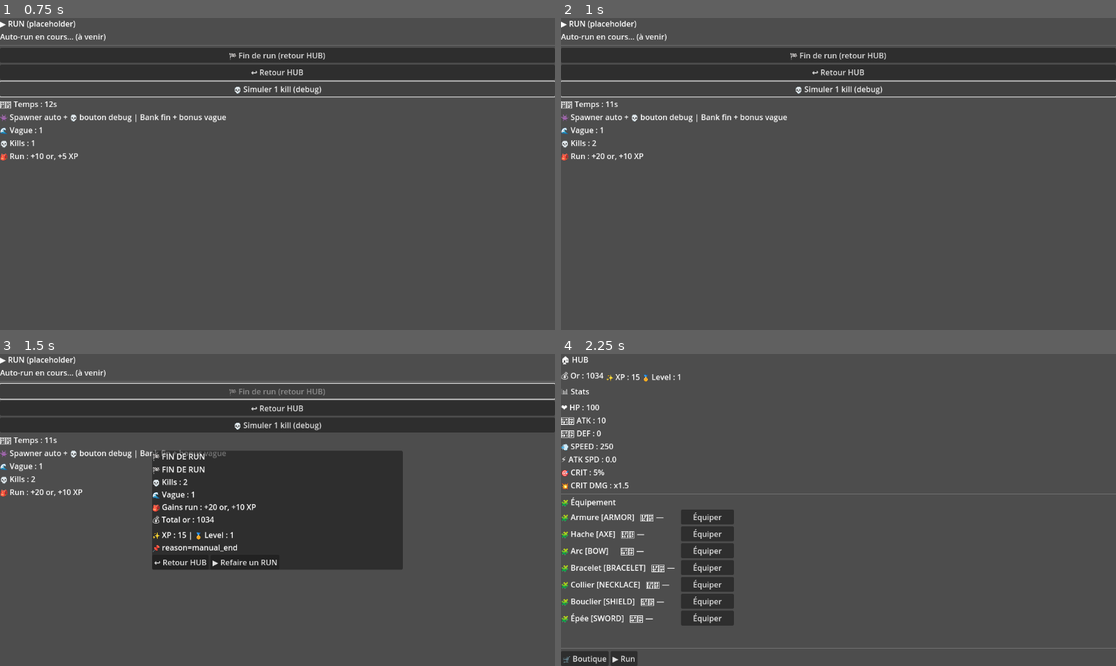
Above: before the commit, frames 1-4 (two rows, left to right).
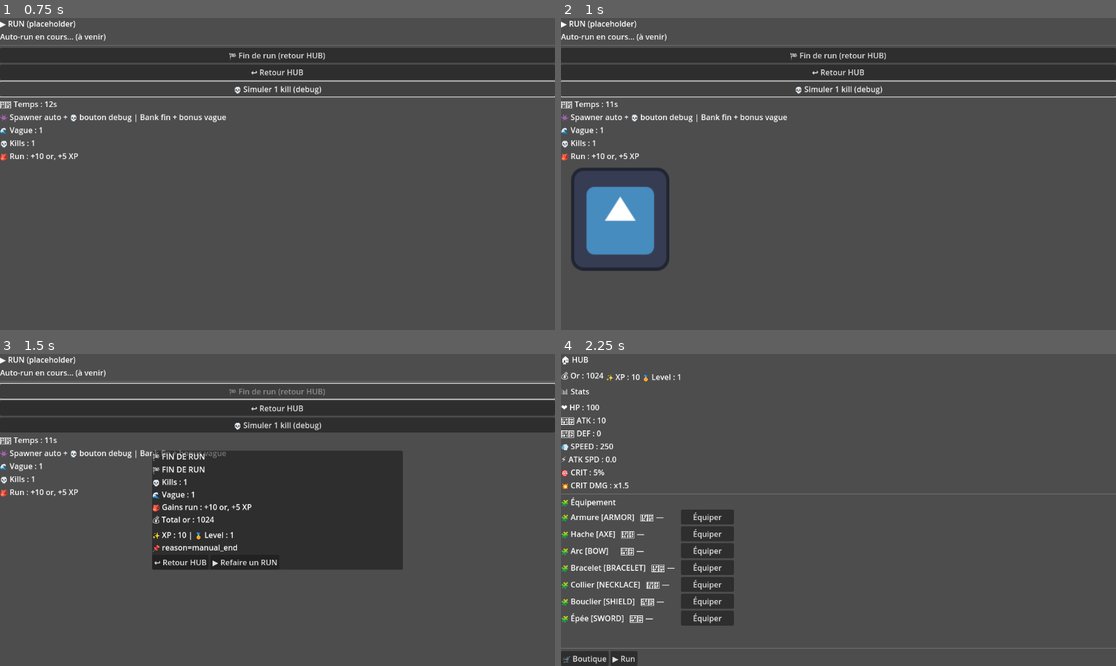
Above: after the commit, the same moments.

Repository: BastienGodotIA/ascension-v-2
Game: Godot game, scene res://scenes/run.tscn
Same seed, same stepped clock (60 frames per second), same inputs: the game is played once before the commit and once after it. This scene is started directly instead of the project's main scene. The engine's default icon, where the game draws it, is replaced by a stand-in: a white triangle on a blue panel in a dark square.
Inputs:
- Up to frame 1 (0.75 s): click "💀 Simuler 1 kill (debug)" at 0.5 s
- Up to frame 2 (1 s): no input
- Up to frame 3 (1.5 s): click "🏁 Fin de run (retour HUB)" at 1.25 s
- Up to frame 4 (2.25 s): click "↩️ Retour HUB" at 2 s

Frame 1 is identical in both runs. In frame 2, 3.5% of the frame differs, in the area x 1-20%, y 39-82%; in frame 3, 0.1%; in frame 4, less than 0.1%.

Commit message:
ennemies apparait

Diff:
--- a/scenes/run.tscn
+++ b/scenes/run.tscn
@@ -1,8 +1,7 @@
-[gd_scene load_steps=4 format=3 uid="uid://sut24m8rpeop"]
+[gd_scene load_steps=3 format=3 uid="uid://sut24m8rpeop"]
 
 [ext_resource type="Script" uid="uid://dqvm0v0wogjvo" path="res://scripts/ui/run.gd" id="1_2d5n6"]
 [ext_resource type="Script" uid="uid://blmk2iqr5lvpc" path="res://scripts/combat/enemy_spawner.gd" id="2_6elw1"]
-[ext_resource type="PackedScene" uid="uid://dg8l2vr8ua71j" path="res://scenes/run/Enemy.tscn" id="3_kyqep"]
 
 [node name="Run" type="Control"]
 layout_mode = 3
@@ -116,6 +115,6 @@
 
 [node name="EnemySpawner" type="Node" parent="World"]
 script = ExtResource("2_6elw1")
-enemy_scene = ExtResource("3_kyqep")
+spawn_visuals = true
 
 [node name="SpawnTimer" type="Timer" parent="World/EnemySpawner"]
--- a/scenes/run/Enemy.tscn
+++ b/scenes/run/Enemy.tscn
@@ -1,11 +1,13 @@
-[gd_scene load_steps=3 format=3 uid="uid://dg8l2vr8ua71j"]
+[gd_scene load_steps=4 format=3 uid="uid://dg8l2vr8ua71j"]
 
 [ext_resource type="Texture2D" uid="uid://bqsi1v4a1q6e" path="res://icon.svg" id="1_2pfo4"]
+[ext_resource type="Script" uid="uid://bstbiv8m1kcw0" path="res://scripts/combat/enemy.gd" id="1_p41po"]
 
 [sub_resource type="CircleShape2D" id="CircleShape2D_p41po"]
 radius = 141.0
 
 [node name="Enemy" type="Area2D"]
+script = ExtResource("1_p41po")
 
 [node name="Sprite" type="Sprite2D" parent="."]
 position = Vector2(103, 215.99998)
--- a/scripts/combat/enemy.gd
+++ b/scripts/combat/enemy.gd
@@ -1,72 +1,45 @@
-# res://scripts/combat/enemy.gd
-extends Area2D
+extends Node2D
+class_name Enemy
 
 const Log = preload("res://scripts/core/log.gd")
 
-signal killed(enemy_id: String, source: String, base_gold: int, base_xp: int, reason: String)
+signal reached_kill_x(enemy_id: String)
 
 @export var enemy_id: String = "E000"
+@export var move_speed: float = 250.0
+@export var kill_x: float = 220.0
 @export var source: String = "spawner_auto"
-@export var base_gold: int = 8
-@export var base_xp: int = 4
 
-@export var move_speed: float = 250.0        # vitesse vers la gauche (placeholder "run")
-@export var lifetime_sec: float = 999.0      # si tu veux tuer au timer plus tard
-@export var kill_x: float = 220.0            # ligne "player hit" (x écran)
-@export var despawn_x: float = -200.0        # sécurité
+var _active: bool = false
 
-var _age: float = 0.0
-var _dead: bool = false
+func init_from_spawner(p_enemy_id: String, p_move_speed: float, p_kill_x: float, p_source: String) -> void:
+	enemy_id = p_enemy_id
+	move_speed = p_move_speed
+	kill_x = p_kill_x
+	source = p_source
 
-func configure(p_id: String, p_source: String, p_gold: int, p_xp: int, p_speed: float, p_kill_x: float) -> void:
-	enemy_id = p_id
-	source = p_source
-	base_gold = p_gold
-	base_xp = p_xp
-	move_speed = p_speed
-	kill_x = p_kill_x
-	Log.d("COMBAT", "Enemy configured", {
-		"enemy_id": enemy_id, "src": source,
-		"gold": base_gold, "xp": base_xp,
-		"speed": move_speed, "kill_x": kill_x
-	})
-
-func _ready() -> void:
-	Log.i("COMBAT", "Enemy spawn ✅", {
-		"enemy_id": enemy_id, "src": source,
+func activate() -> void:
+	_active = true
+	Log.d("ENEMY", "Activate", {
+		"enemy_id": enemy_id,
+		"move_speed": move_speed,
+		"kill_x": kill_x,
+		"source": source,
 		"pos": str(global_position)
 	})
 
-func _physics_process(delta: float) -> void:
-	if _dead:
+func _process(delta: float) -> void:
+	if not _active:
 		return
 
-	_age += delta
-	global_position.x -= move_speed * delta
+	global_position.x += move_speed * delta
 
-	# Placeholder "combat" : quand l'ennemi atteint la ligne du joueur -> kill
-	if global_position.x <= kill_x:
-		die("reached_player_line")
-		return
-
-	# sécurité si ça part trop loin
-	if global_position.x <= despawn_x:
-		die("despawn_left")
-		return
-
-	# optionnel: kill au timer si tu veux
-	if lifetime_sec < 999.0 and _age >= lifetime_sec:
-		die("lifetime_end")
-
-func die(reason: String) -> void:
-	if _dead:
-		return
-	_dead = true
-
-	Log.i("COMBAT", "Enemy killed 💥", {
-		"enemy_id": enemy_id, "src": source, "reason": reason,
-		"base_gold": base_gold, "base_xp": base_xp
-	})
-
-	emit_signal("killed", enemy_id, source, base_gold, base_xp, reason)
-	queue_free()
+	if global_position.x >= kill_x:
+		_active = false
+		Log.d("ENEMY", "Reached kill_x ✅", {
+			"enemy_id": enemy_id,
+			"source": source,
+			"pos": str(global_position)
+		})
+		reached_kill_x.emit(enemy_id)
+		queue_free()
--- a/scripts/combat/enemy_spawner.gd
+++ b/scripts/combat/enemy_spawner.gd
@@ -1,4 +1,3 @@
-# enemy_spawner.gd
 extends Node
 class_name EnemySpawner
 
@@ -6,41 +5,51 @@
 
 signal enemy_killed(base_gold: int, base_xp: int, source: String, enemy_id: String)
 
+# --- Config loot / spawn
 @export var spawn_every_sec: float = 1.0
 @export var base_gold: int = 8
 @export var base_xp: int = 4
 
-# (optionnel) visuel
-@export var enemy_scene: PackedScene
+# --- Mode visuel (v1.7)
 @export var spawn_visuals: bool = false
-@export var enemies_container_path: NodePath = ^"../Enemies"
+@export var enemy_scene: PackedScene = preload("res://scenes/run/Enemy.tscn")
+@export var enemies_container_path: NodePath = "../Enemies"
+
+# --- Params visu
+@export var spawn_x: float = 20.0
+@export var spawn_y_min: float = 160.0
+@export var spawn_y_max: float = 260.0
+@export var move_speed: float = 250.0
+@export var kill_x: float = 220.0
 
 @onready var spawn_timer: Timer = get_node_or_null("SpawnTimer") as Timer
-var _running := false
-var spawn_count := 0
-var _enemies_container: Node = null
+@onready var enemies_container: Node = get_node_or_null(enemies_container_path) as Node
+
+var _spawn_count: int = 0
+var _running: bool = false
 
 func _ready() -> void:
+	randomize()
+
 	Log.i("COMBAT", "EnemySpawner ready 👾")
-	_enemies_container = get_node_or_null(enemies_container_path)
 
 	Log.d("COMBAT", "Spawner nodes check", {
 		"spawn_timer": spawn_timer != null,
-		"enemies_container": _enemies_container != null,
+		"enemies_container": enemies_container != null,
 		"enemy_scene": enemy_scene != null,
 		"spawn_visuals": spawn_visuals
 	})
 
 	if spawn_timer == null:
-		Log.e("COMBAT", "SpawnTimer manquant ❌", {"expected":"EnemySpawner/SpawnTimer"})
+		Log.e("COMBAT", "SpawnTimer manquant ❌", {"expected": "EnemySpawner/SpawnTimer"})
 		return
 
-	spawn_timer.wait_time = max(0.05, spawn_every_sec)
 	spawn_timer.one_shot = false
 	spawn_timer.autostart = false
+	spawn_timer.wait_time = max(0.05, spawn_every_sec)
 
-	if not spawn_timer.timeout.is_connected(_on_spawn_timeout):
-		spawn_timer.timeout.connect(_on_spawn_timeout)
+	if not spawn_timer.timeout.is_connected(_on_spawn_tick):
+		spawn_timer.timeout.connect(_on_spawn_tick)
 
 	Log.ok("COMBAT", "SpawnTimer prêt ✅", {
 		"wait": spawn_timer.wait_time,
@@ -50,62 +59,127 @@
 	})
 
 func reset() -> void:
-	spawn_count = 0
-	Log.d("COMBAT", "Spawner reset 🔄", {"spawn_count": spawn_count})
+	_spawn_count = 0
+	_cleanup_enemies()
+	Log.d("COMBAT", "Spawner reset 🔄", {"spawn_count": _spawn_count})
 
 func start() -> void:
+	if _running:
+		Log.w("COMBAT", "Spawner START ignoré (déjà running) ⚠️")
+		return
+
 	if spawn_timer == null:
-		Log.e("COMBAT", "start() impossible ❌", {"reason":"no timer"})
+		Log.e("COMBAT", "Impossible start: SpawnTimer null ❌")
 		return
+
 	_running = true
-	Log.i("COMBAT", "Spawner START ▶️", {"every_sec": spawn_timer.wait_time})
+	spawn_timer.wait_time = max(0.05, spawn_every_sec)
 	spawn_timer.start()
 
+	Log.i("COMBAT", "Spawner START ▶️", {
+		"every_sec": spawn_timer.wait_time,
+		"spawn_visuals": spawn_visuals
+	})
+
 func stop() -> void:
+	if not _running:
+		Log.d("COMBAT", "Spawner STOP ignoré (pas running)", {})
+		return
+
 	_running = false
 	if spawn_timer != null:
 		spawn_timer.stop()
+
 	Log.i("COMBAT", "Spawner STOP ⏹️")
 
-func simulate_manual_kill(source: String = "manual_btn") -> void:
+	# Important: éviter les “restes” visuels entre runs
+	_cleanup_enemies()
+
+func simulate_manual_kill(source := "btn_sim_kill") -> void:
+	# Debug: on force un kill direct même en mode visuel
 	Log.i("COMBAT", "Manual kill requested 💀", {"source": source})
-	_spawn_and_kill(source)
+	_spawn_count += 1
+	var enemy_id := "E%03d" % _spawn_count
+	_emit_kill(base_gold, base_xp, source, enemy_id)
 
-
-func _on_spawn_timeout() -> void:
-	if not _running:
-		return
-	_spawn_and_kill("spawner_auto")
-
-func _spawn_and_kill(source: String) -> void:
-	spawn_count += 1
-	var enemy_id := "E%03d" % spawn_count
-
-	# 1) Spawn visuel (optionnel)
-	var enemy_node: Node = null
-	if spawn_visuals and enemy_scene != null and _enemies_container != null:
-		enemy_node = enemy_scene.instantiate()
-		_enemies_container.add_child(enemy_node)
-
-		# évite le coin bas-gauche + accumulation (placeholder)
-		if enemy_node is Node2D:
-			(enemy_node as Node2D).position = Vector2(80, 80 + (spawn_count % 5) * 40)
-		elif enemy_node is Control:
-			var c := enemy_node as Control
-			c.set_anchors_preset(Control.PRESET_TOP_LEFT)
-			c.position = Vector2(80, 80 + (spawn_count % 5) * 40)
+func _on_spawn_tick() -> void:
+	_spawn_count += 1
+	var enemy_id := "E%03d" % _spawn_count
 
 	Log.d("COMBAT", "Spawn event 👾", {
 		"enemy_id": enemy_id,
-		"source": source,
+		"source": "spawner_auto",
 		"base_gold": base_gold,
 		"base_xp": base_xp,
 		"spawn_visuals": spawn_visuals
 	})
 
-	# 2) IMPORTANT : on émet le kill (c’est ça qui fait monter kills/or/xp dans run.gd)
-	emit_signal("enemy_killed", base_gold, base_xp, source, enemy_id)
+	if not spawn_visuals:
+		_emit_kill(base_gold, base_xp, "spawner_auto", enemy_id)
+		return
 
-	# 3) Cleanup visuel immédiat (sinon ça duplique et reste à l’écran)
-	if enemy_node != null:
-		enemy_node.queue_free()
+	_spawn_visual_enemy(enemy_id, "spawner_auto")
+
+func _spawn_visual_enemy(enemy_id: String, source: String) -> void:
+	if enemy_scene == null:
+		Log.e("COMBAT", "enemy_scene null ❌ -> fallback kill direct", {"enemy_id": enemy_id})
+		_emit_kill(base_gold, base_xp, "fallback_no_scene", enemy_id)
+		return
+
+	if enemies_container == null:
+		Log.e("COMBAT", "Enemies container null ❌", {"path": str(enemies_container_path)})
+		_emit_kill(base_gold, base_xp, "fallback_no_container", enemy_id)
+		return
+
+	var inst = enemy_scene.instantiate()
+	if inst == null:
+		Log.e("COMBAT", "Instantiate enemy failed ❌", {"enemy_id": enemy_id})
+		_emit_kill(base_gold, base_xp, "fallback_instantiate_failed", enemy_id)
+		return
+
+	enemies_container.add_child(inst)
+
+	# Placement explicite (évite bas-gauche 0,0)
+	var y := randf_range(spawn_y_min, spawn_y_max)
+	if inst is Node2D:
+		(inst as Node2D).position = Vector2(spawn_x, y)
+
+	# Configure + connect
+	if inst.has_method("init_from_spawner"):
+		inst.call("init_from_spawner", enemy_id, move_speed, kill_x, source)
+
+	if inst.has_signal("reached_kill_x"):
+		if not inst.reached_kill_x.is_connected(_on_enemy_reached_kill):
+			inst.reached_kill_x.connect(_on_enemy_reached_kill.bind(base_gold, base_xp, source))
+
+	if inst.has_method("activate"):
+		inst.call("activate")
+
+	Log.d("COMBAT", "Enemy visual spawned ✅", {
+		"enemy_id": enemy_id,
+"pos": str((inst as Node2D).position) if (inst is Node2D) else "<not Node2D>",
+		"move_speed": move_speed,
+		"kill_x": kill_x
+	})
+
+func _on_enemy_reached_kill(enemy_id: String, p_gold: int, p_xp: int, source: String) -> void:
+	Log.d("COMBAT", "Enemy reached kill_x -> emit kill", {
+		"enemy_id": enemy_id,
+		"gold": p_gold,
+		"xp": p_xp,
+		"source": source
+	})
+	_emit_kill(p_gold, p_xp, source, enemy_id)
+
+func _emit_kill(p_gold: int, p_xp: int, source: String, enemy_id: String) -> void:
+	enemy_killed.emit(p_gold, p_xp, source, enemy_id)
+
+func _cleanup_enemies() -> void:
+	if enemies_container == null:
+		return
+	var n := 0
+	for c in enemies_container.get_children():
+		n += 1
+		c.queue_free()
+	if n > 0:
+		Log.d("COMBAT", "Cleanup enemies 🧹", {"count": n})
